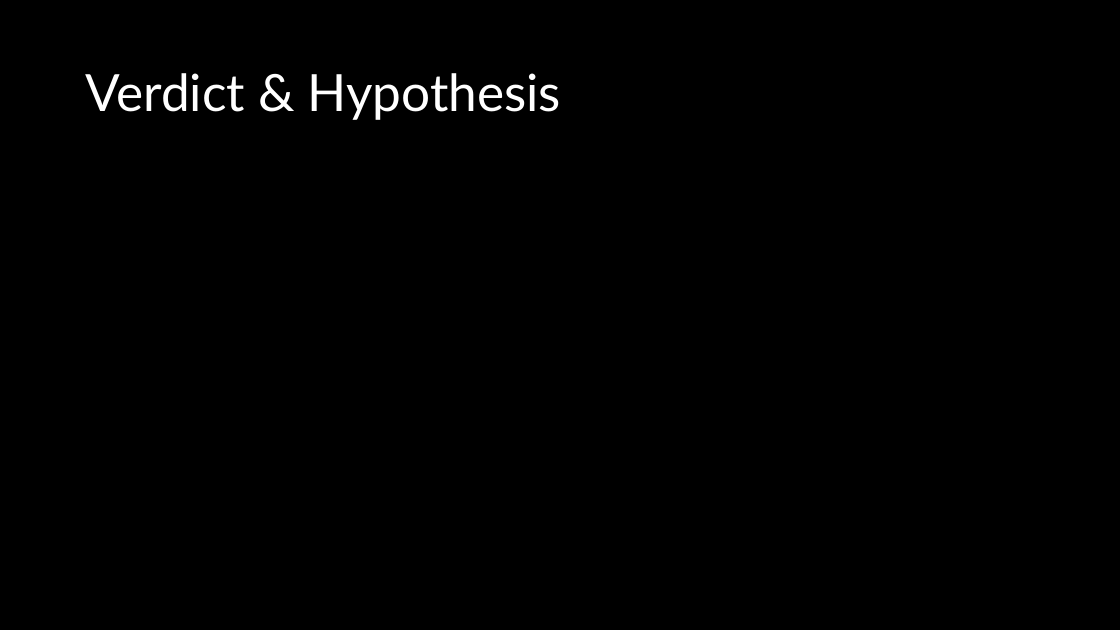
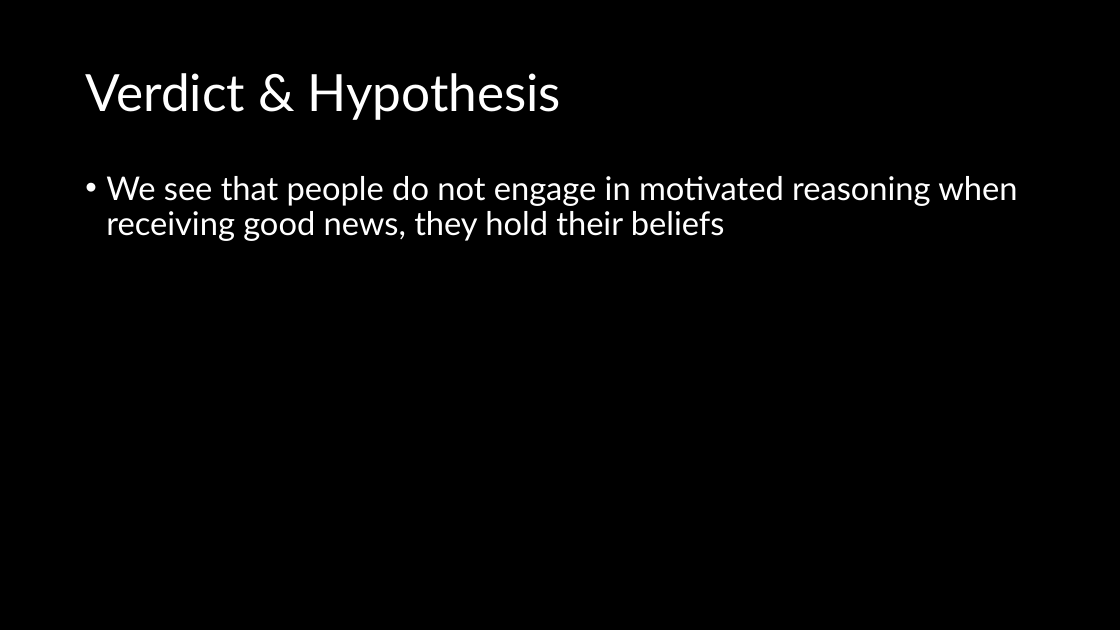
Before and after one commit to Nomandes/social_science_replication_good_news, a slide deck: slide 9 of replication_presentation.pptx (slide 10 before the commit). Drawn at 1120x630 pixels with LibreOffice and Linux fonts; fonts in the diff are those of the drawing. Boxes give left, top, right and bottom in pixels: in the first picture for what was removed or moved away, otherwise in the second. Text is boxed around its words. In the diff, an @@ line names an element or a change of style, - is before the commit and + after.

```diff
--- a/replication_presentation.pptx
+++ b/replication_presentation.pptx
@@ text added at (106,176,1017,241), 28 pt, text #FFFFFF @@
+• We see that people do not engage in motivated reasoning when receiving good news, they hold their beliefs
```
Also in this commit, not shown: 7 other slides changed, 1 slide removed.
